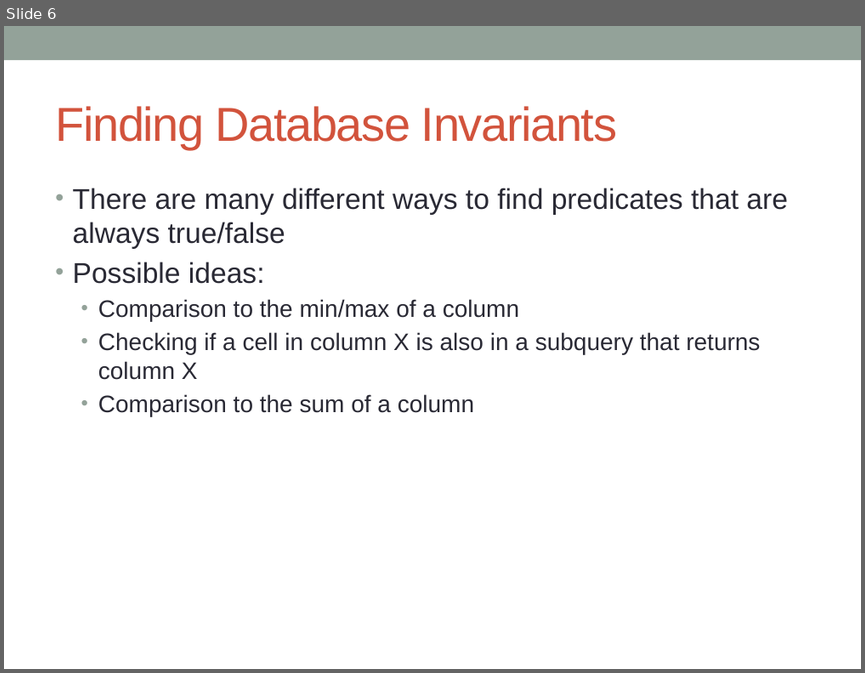
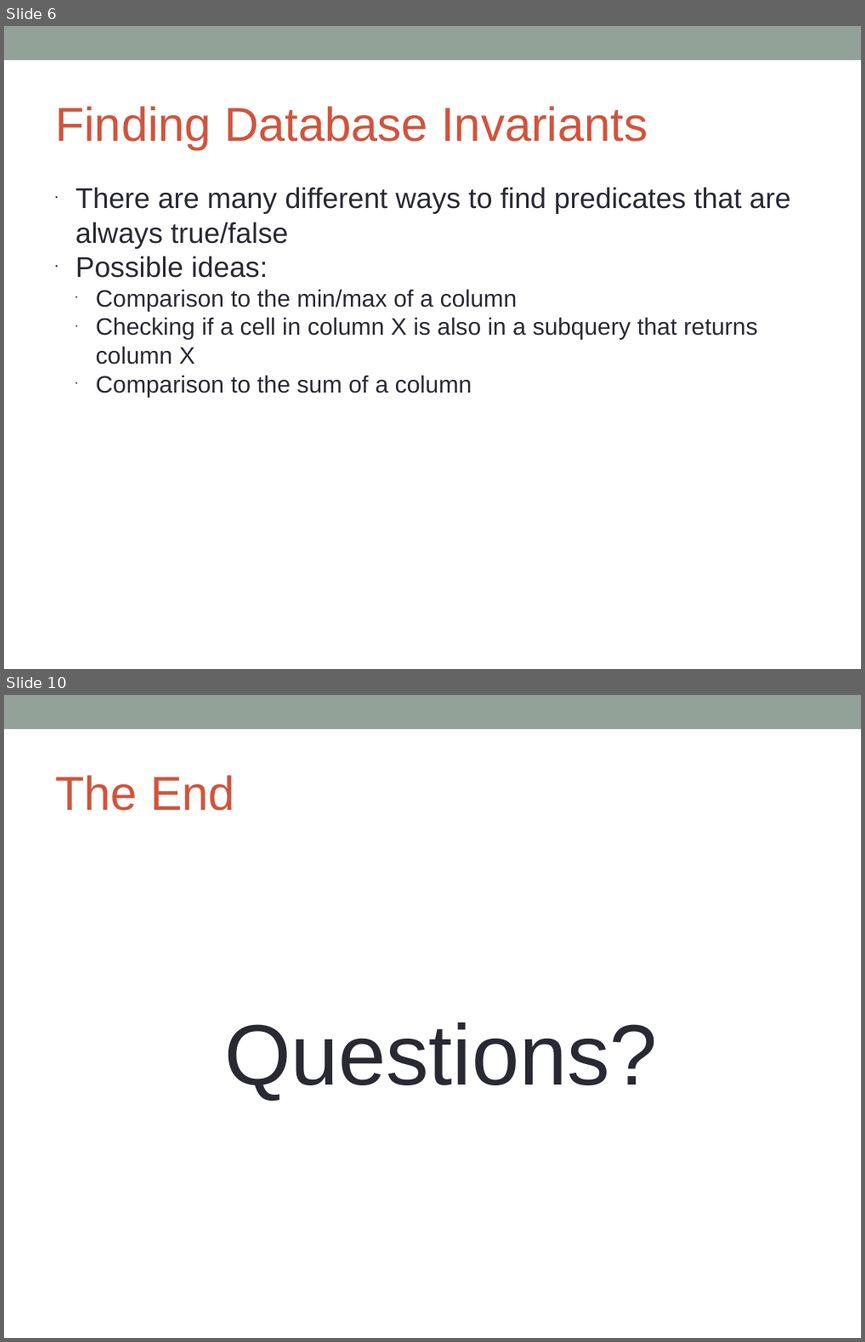
Before and after one commit to benmishkanian/sqltransform, a slide deck: sqltransformpresentation.pptx. Shown one above the other, each under a label of ours: slide 6 before the commit, slides 6 and 10 after it; the slides between them are not shown. The pictures are 865x673 and 865x1342 pixels, drawn with LibreOffice and Linux fonts; fonts in the diff are those of the drawing. Boxes give left, top, right and bottom in pixels: in the first picture for what was removed or moved away, otherwise in the second. Text is boxed around its words. In the diff, an @@ line names an element or a change of style, - is before the commit and + after.

```diff
--- a/sqltransformpresentation.pptx
+++ b/sqltransformpresentation.pptx
@@ slide 10 added at [4,695,861,1338], background #FFFFFF; not listed: 1 template element that a slide beside it also shows @@
@@ text added at [55,775,235,811], 40 pt, text #D2533C @@
+The End
@@ text added at [224,1022,658,1100], 72 pt, text #292934 @@
+Questions?
@@ slide 6 changed as well @@
@@ text "Finding Database Invariants" at [55,106,647,149]: letter spacing -1 to 0 pt @@
@@ text "There are many different ways ..." at [75,187,791,397]: indent changed; less space between paragraphs @@
```
Also in this commit, not shown: 5 other slides changed, 3 other slides added, 1 slide removed, 1 other file.
